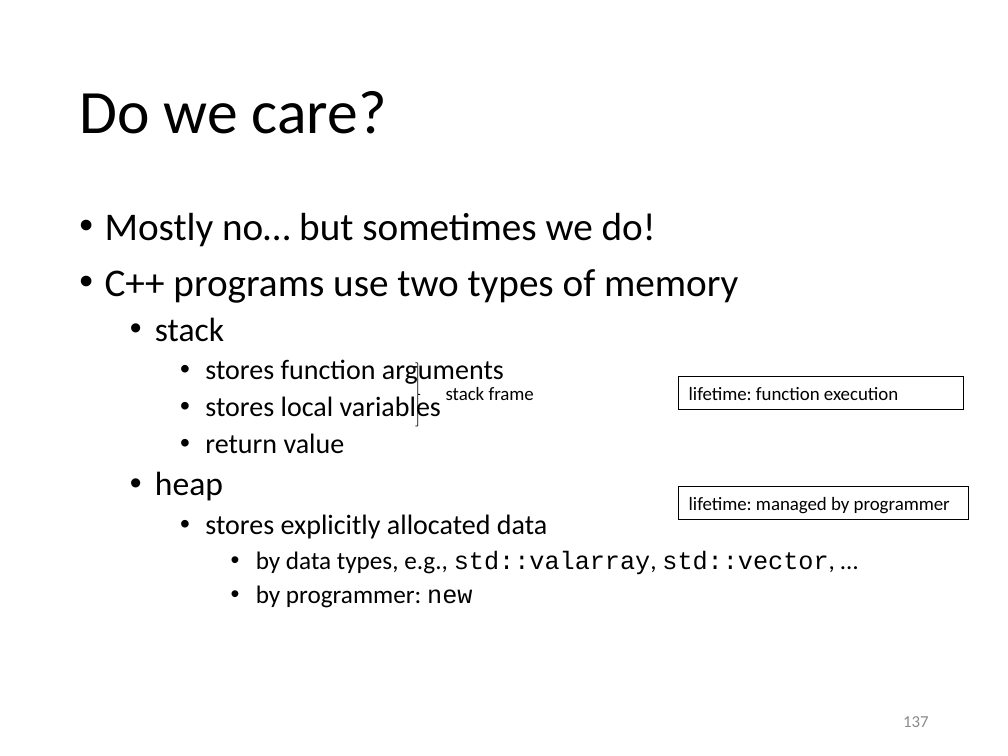
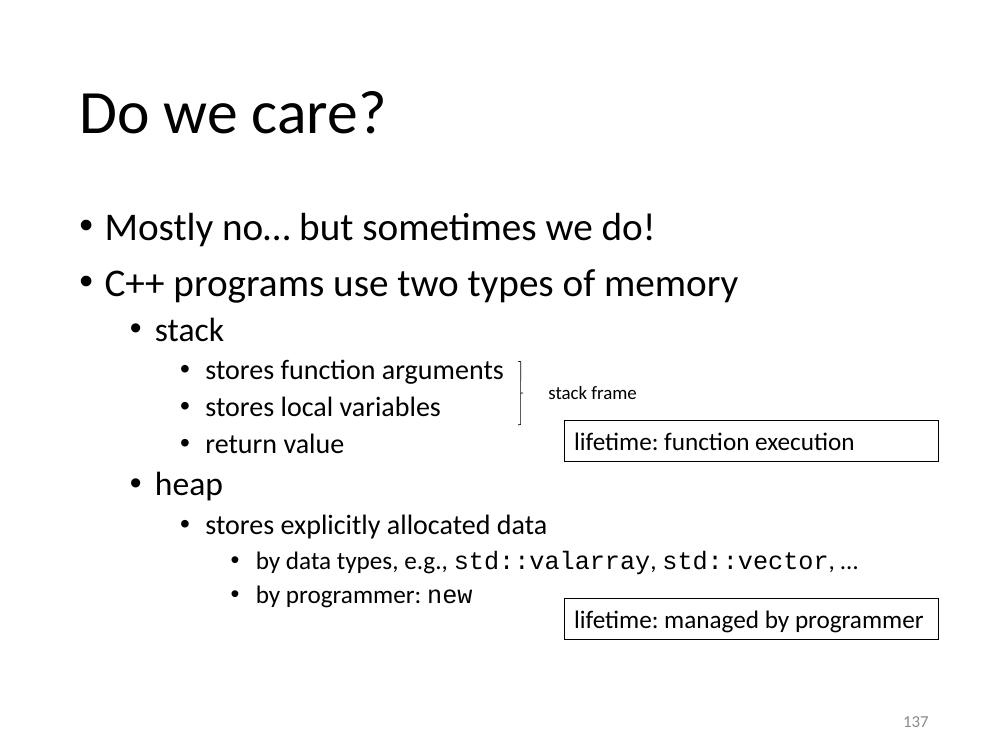
Before and after one commit to gjbex/Scientific-C-plus-plus, a slide deck: slide 137 of scientific_cpp.pptx. Drawn at 1008x756 pixels with LibreOffice and Linux fonts; fonts in the diff are those of the drawing. Boxes give left, top, right and bottom in pixels: in the first picture for what was removed or moved away, otherwise in the second. Text is boxed around its words. In the diff, an @@ line names an element or a change of style, - is before the commit and + after.

Commit message:
Fix typos, add color

```diff
--- a/scientific_cpp.pptx
+++ b/scientific_cpp.pptx
@@ right brace: place and size @@
-right brace at [415,363,420,426]
+right brace at [518,362,523,425]
@@ text "stack frame": place and size @@
-text "stack frame" at [446,387,534,400]
+text "stack frame" at [548,386,636,399]
@@ rectangle "lifetime: function execution": place and size @@
-rectangle "lifetime: function execution" at [678,377,964,410]
+rectangle "lifetime: function execution" at [564,420,938,461]
@@ rectangle "lifetime: function execution" at [564,420,938,461]: size 13.5 to 18 pt @@
@@ rectangle "lifetime: managed by programmer" at [564,599,938,639]: size 13.5 to 18 pt @@
@@ rectangle "lifetime: managed by programmer": place and size @@
-rectangle "lifetime: managed by programmer" at [678,487,969,520]
+rectangle "lifetime: managed by programmer" at [564,599,938,639]
```
Also in this commit, not shown: 4 other slides changed.
